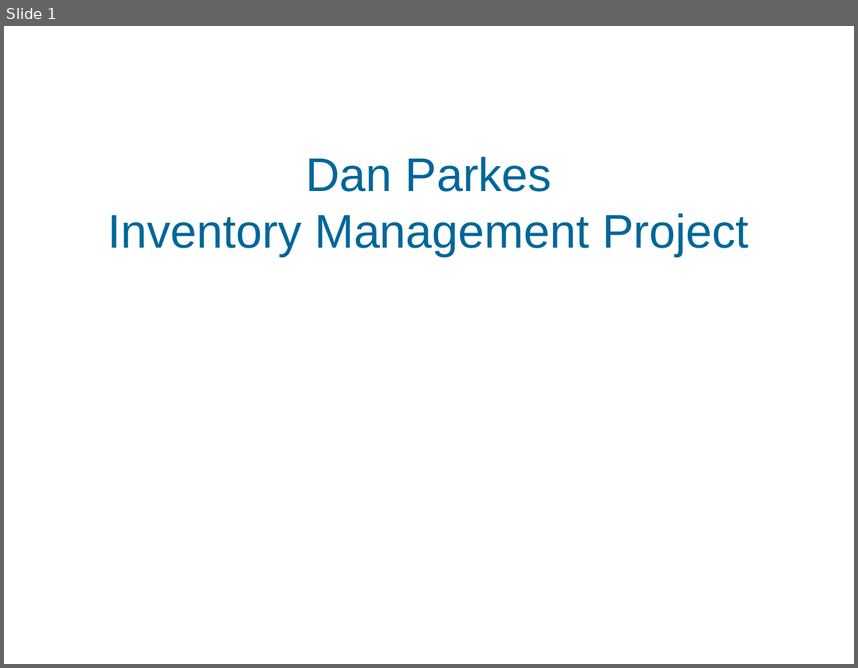
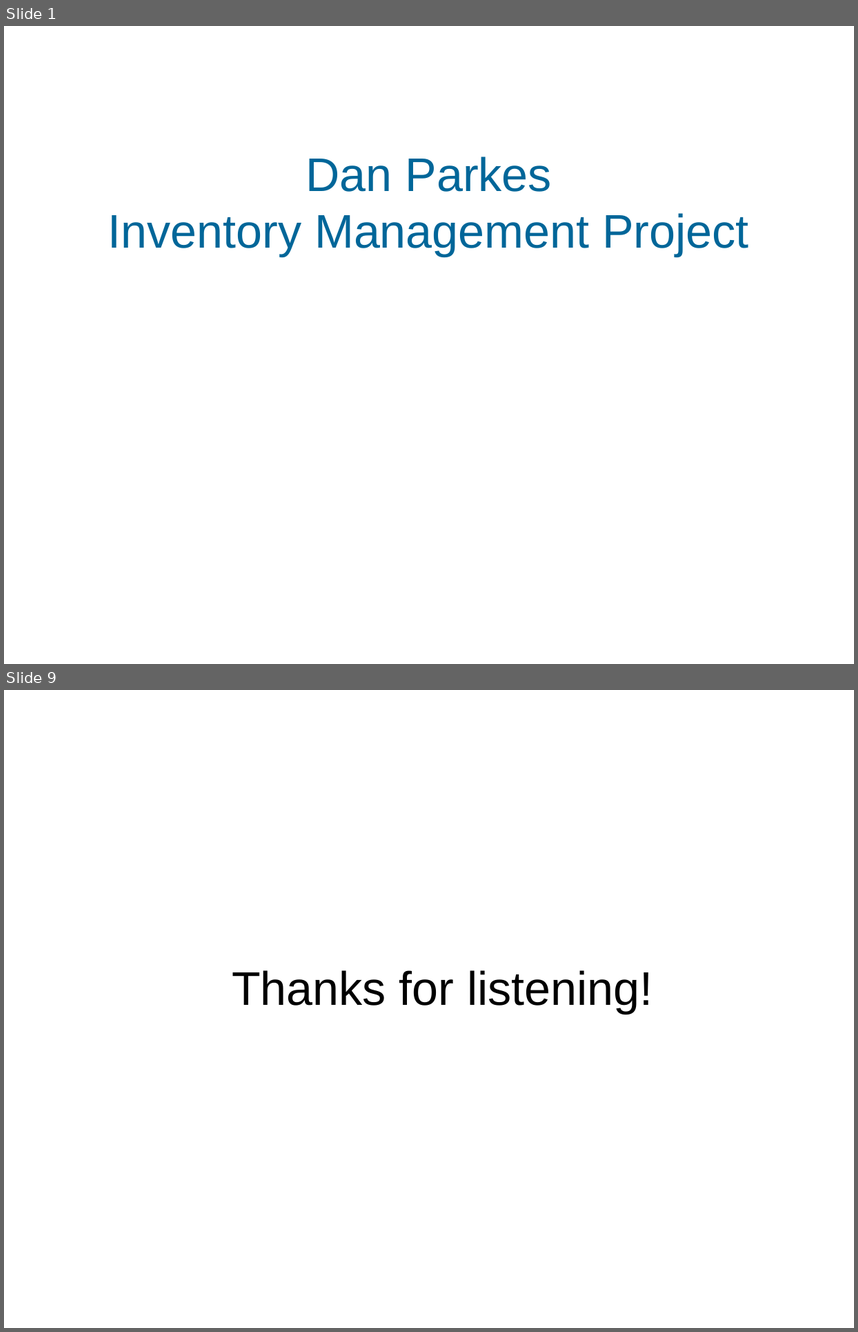
Before and after one commit to daparkes/ims, a slide deck: presentation.pptx. Shown one above the other, each under a label of ours: slide 1 before the commit, slides 1 and 9 after it; the slides between them are not shown. The pictures are 858x668 and 858x1332 pixels, drawn with LibreOffice and Linux fonts; fonts in the diff are those of the drawing; background and template pictures are left out. Boxes give left, top, right and bottom in pixels: in the first picture for what was removed or moved away, otherwise in the second. Text is boxed around its words. In the diff, an @@ line names an element or a change of style, - is before the commit and + after.

```diff
--- a/presentation.pptx
+++ b/presentation.pptx
@@ slide 9 added at (4, 690, 854, 1328), background #FFFFFF @@
@@ title added at (232, 970, 653, 1014), 44 pt, text #000000 @@
+Thanks for listening!
```
Also in this commit, not shown: 7 slides changed, 4 other files.
